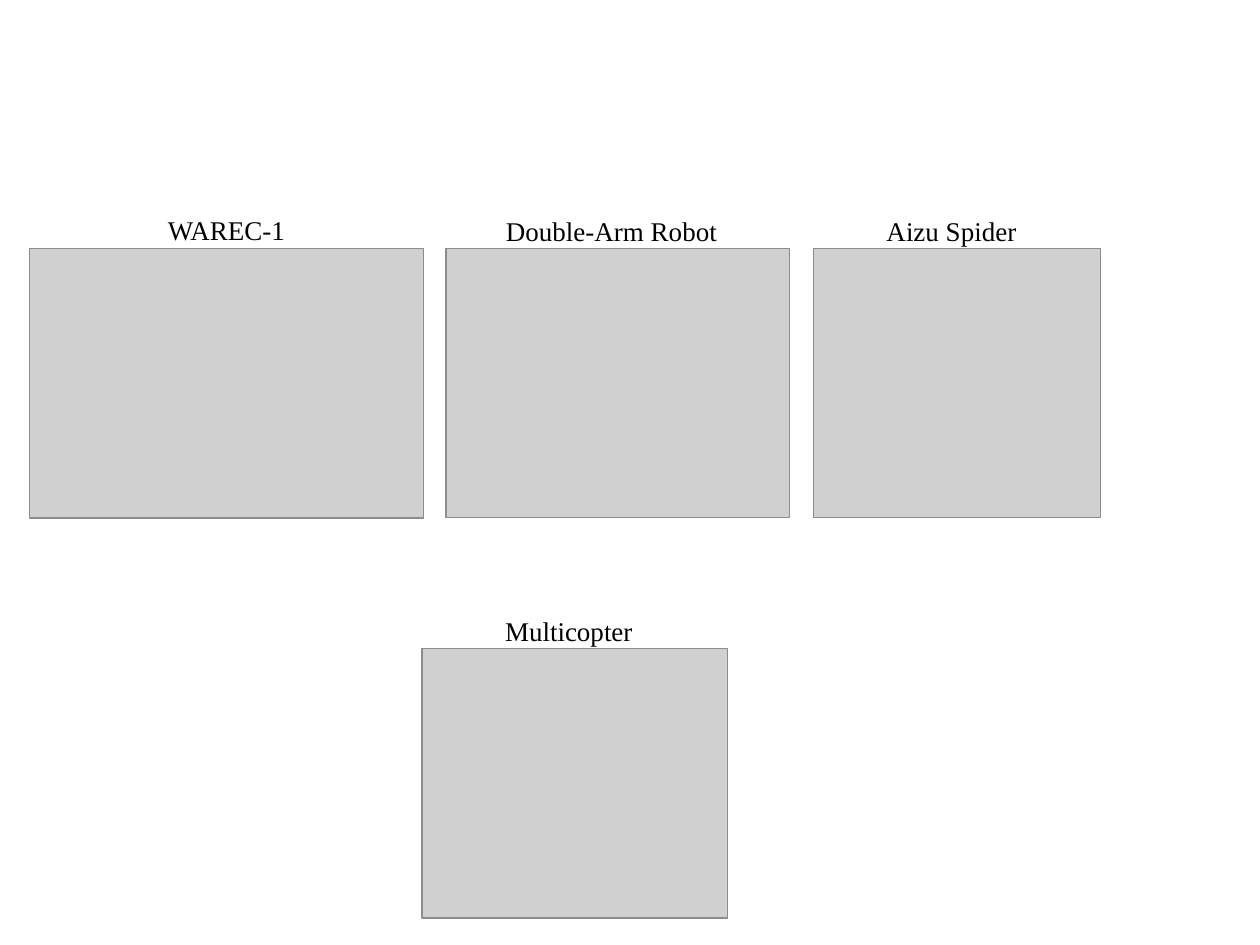
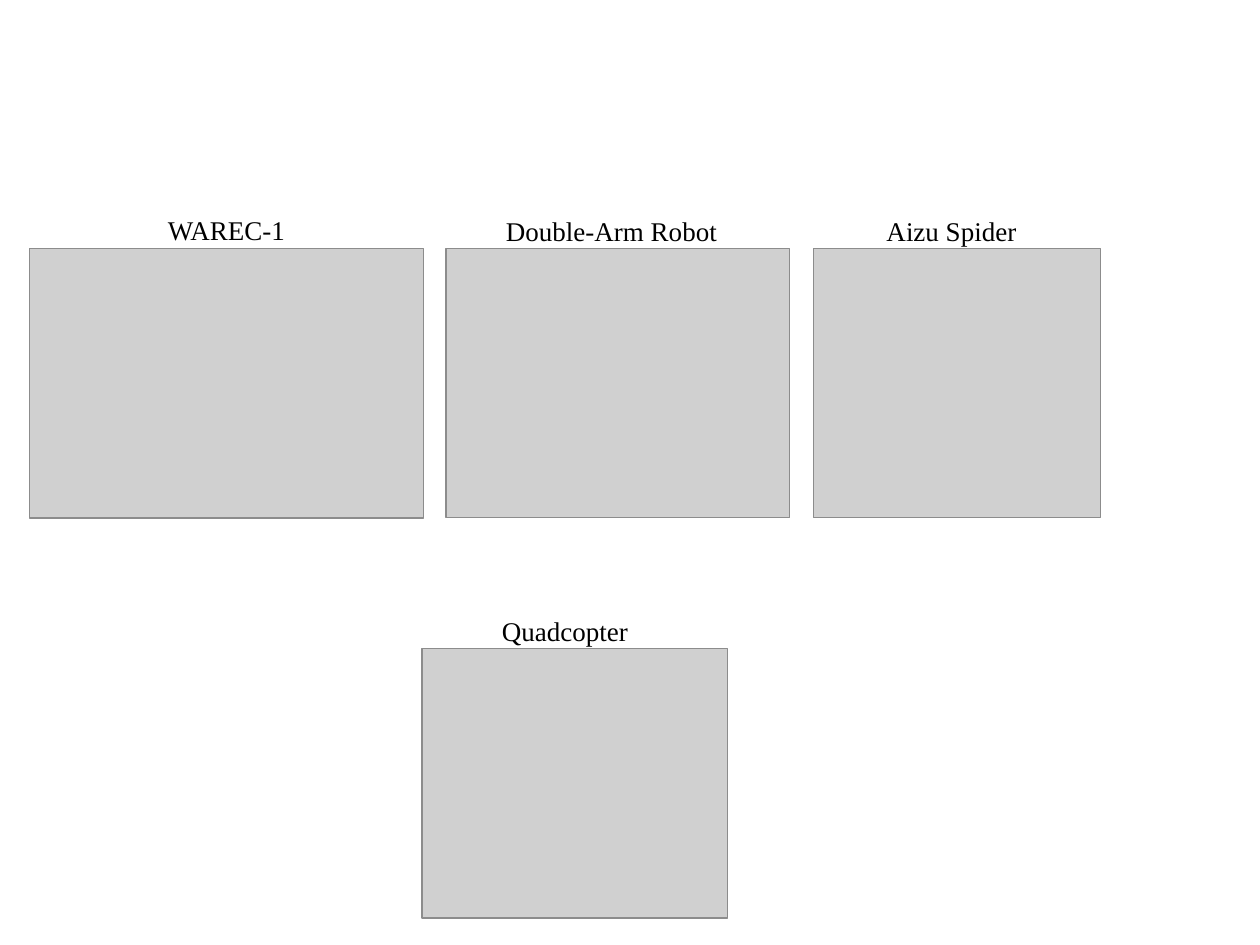
Before and after one commit to s-nakaoka/choreonoid-doc, a slide deck: slide 1 of ja/wrs2018/images/figures.odp. Drawn at 1260x945 pixels with LibreOffice and Linux fonts; fonts in the diff are those of the drawing; grey boxes stand for pictures. Boxes give left, top, right and bottom in pixels: in the first picture for what was removed or moved away, otherwise in the second. Text is boxed around its words. In the diff, an @@ line names an element or a change of style, - is before the commit and + after.

```diff
--- a/ja/wrs2018/images/figures.odp
+++ b/ja/wrs2018/images/figures.odp
@@ text at bbox=[502, 622, 628, 646]: text changed @@
-Multicopter
+Quadcopter
```
Also in this commit, not shown: 9 other files.
